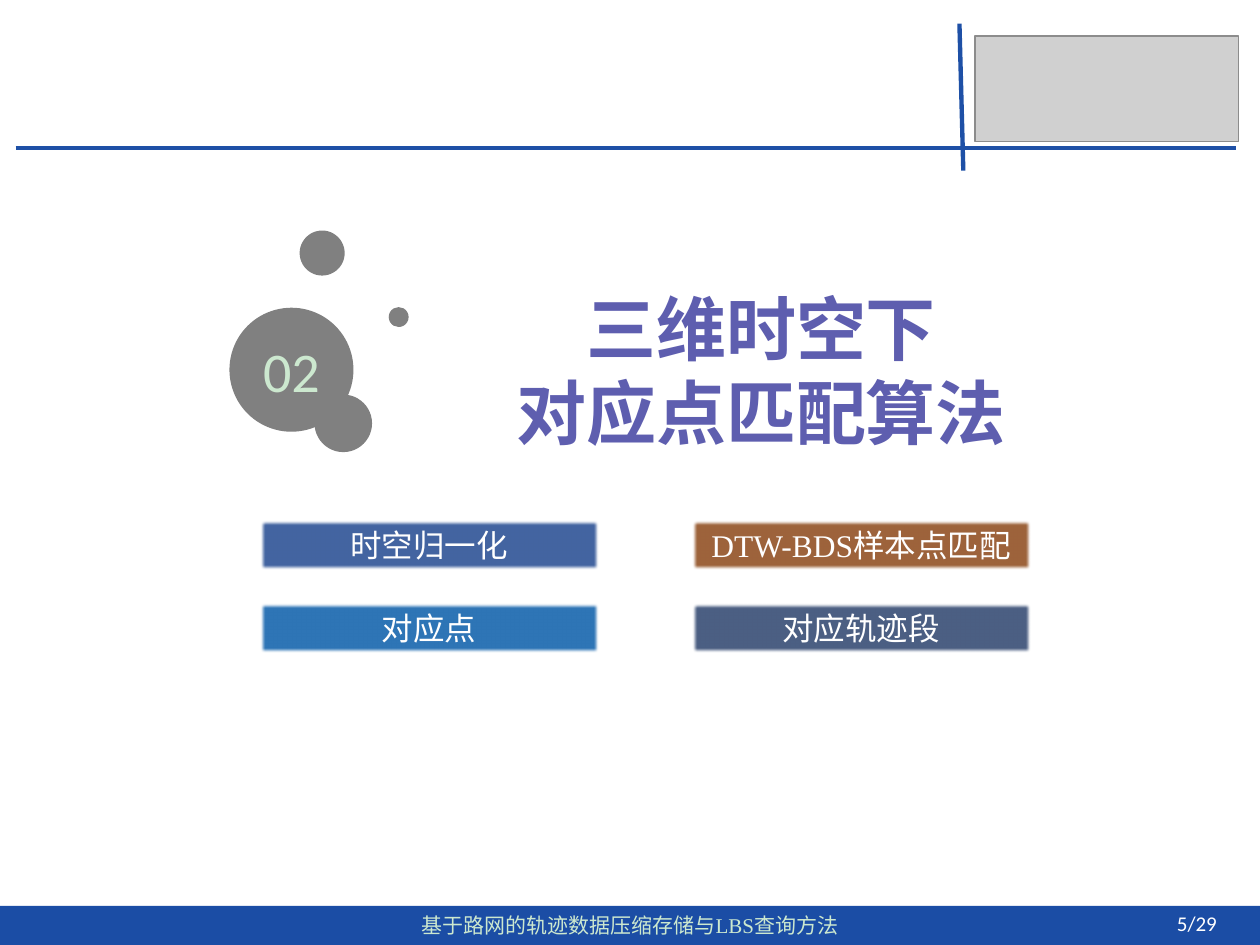
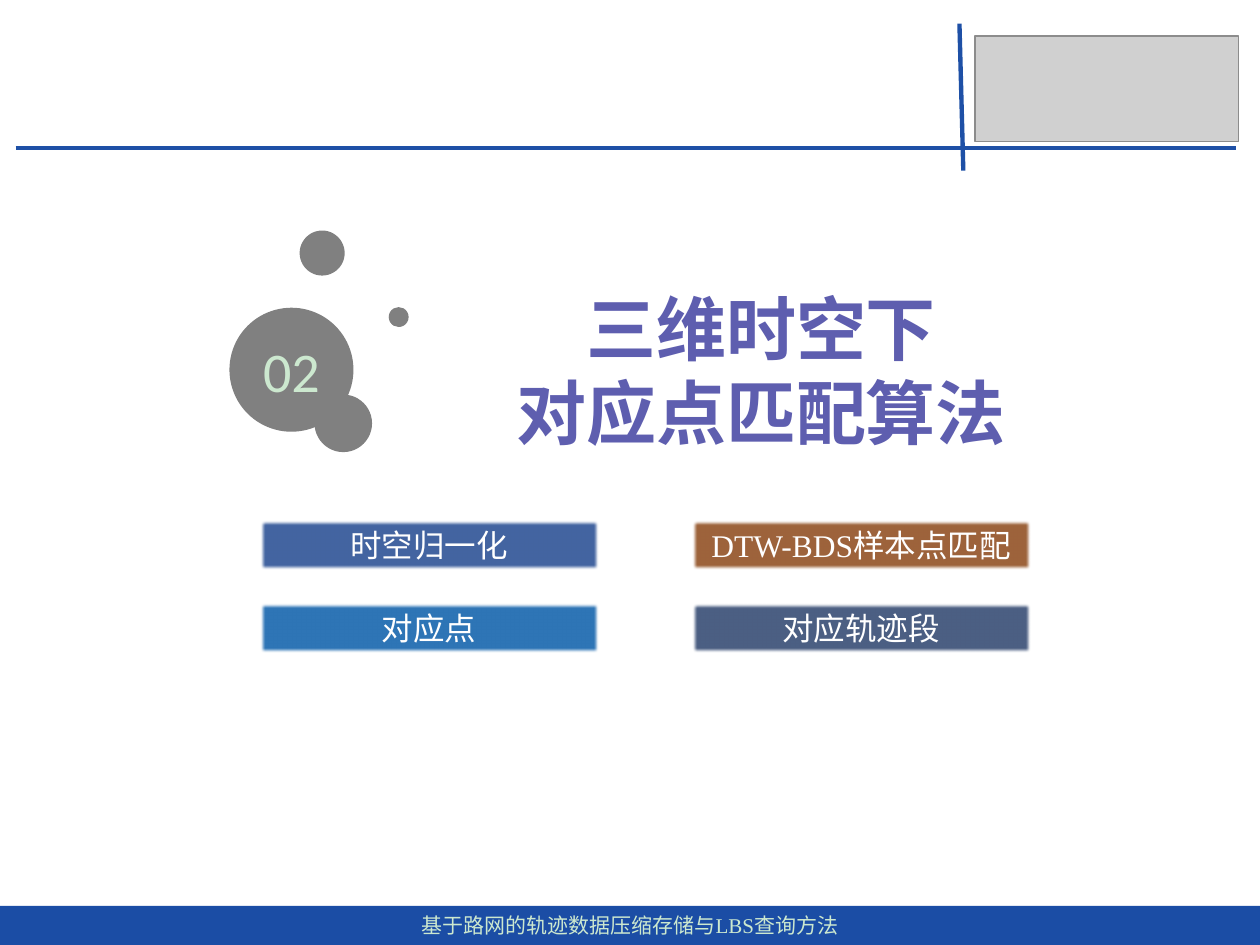
Before and after one commit to dingguangwei/biyelunwen, a slide deck: slide 6 of 答辩——毕设.pptx. Drawn at 1260x945 pixels with LibreOffice and Linux fonts; fonts in the diff are those of the drawing; grey boxes stand for pictures. Boxes give left, top, right and bottom in pixels: in the first picture for what was removed or moved away, otherwise in the second. Text is boxed around its words. In the diff, an @@ line names an element or a change of style, - is before the commit and + after.

```diff
--- a/答辩——毕设.pptx
+++ b/答辩——毕设.pptx
@@ text removed at (x1=1177, y1=916, x2=1217, y2=932) @@
-5/29
```
Also in this commit, not shown: 2 other slides changed, 1 other file.
